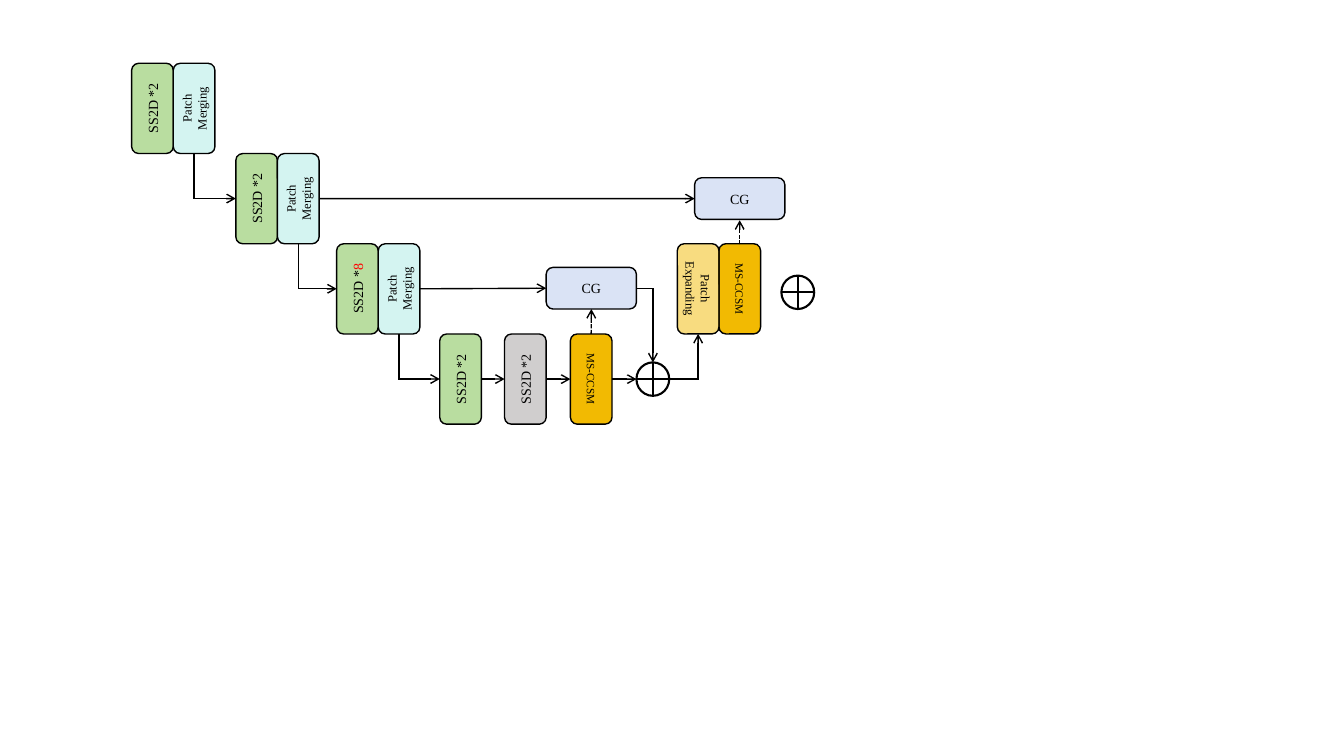
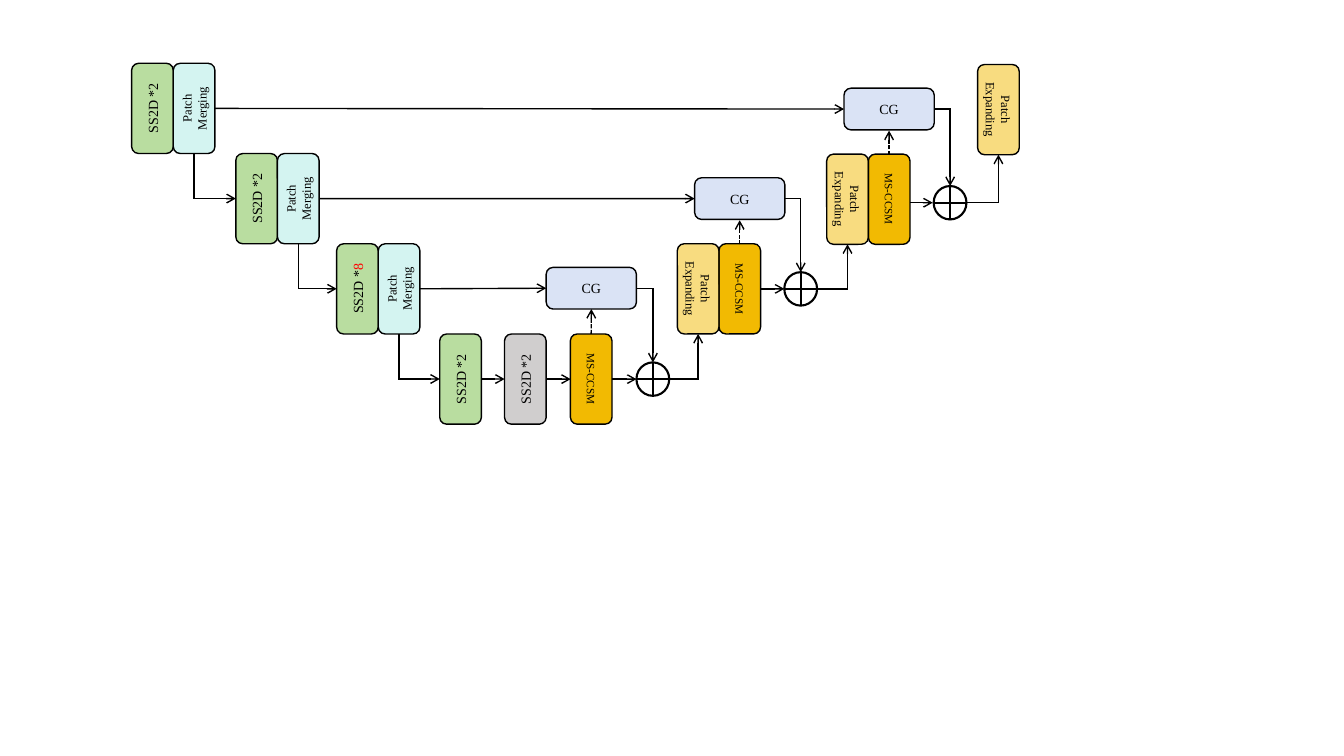
Before and after one commit to KatzenyaSax/ClusterCentralScan, a slide deck: slide 1 of prcv2026/figs/figs.pptx (slide 2 before the commit). Drawn at 1344x756 pixels with LibreOffice and Linux fonts; fonts in the diff are those of the drawing. Boxes give left, top, right and bottom in pixels: in the first picture for what was removed or moved away, otherwise in the second. Text is boxed around its words. In the diff, an @@ line names an element or a change of style, - is before the commit and + after.

```diff
--- a/prcv2026/figs/figs.pptx
+++ b/prcv2026/figs/figs.pptx
@@ rounded rectangle added at box(844, 89, 935, 130), fill #DAE3F5, outline #000000 1 pt, 10 pt, text #000000 @@
+CG
@@ rounded rectangle added at box(979, 64, 1020, 155), fill #F2BA02 at 50% opacity, outline #000000 1 pt, 9 pt, text #000000 @@
+Patch Expanding
@@ arrow added from (215, 109) to (844, 109), #000000 1 pt @@
@@ elbow arrow added from (935, 109) to (951, 187), #000000 1 pt @@
@@ arrow added from (889, 155) to (889, 131), #000000 1 pt dashed @@
@@ rounded rectangle added at box(827, 154, 869, 245), fill #F2BA02 at 50% opacity, outline #000000 1 pt, 9 pt, text #000000 @@
+Patch Expanding
@@ rounded rectangle added at box(869, 154, 910, 245), fill #F2BA02, outline #000000 1 pt, 8 pt, text #000000 @@
+MS-CCSM
@@ elbow arrow added from (967, 203) to (999, 155), #000000 1 pt @@
@@ elbow arrow added from (785, 199) to (801, 272), #000000 1 pt @@
@@ arrow added from (910, 203) to (933, 203), #000000 1 pt @@
@@ flow chart or added at box(934, 187, 967, 220), fill #FFFFFF, outline #000000 1.5 pt @@
@@ elbow arrow added from (818, 289) to (848, 244), #000000 1 pt @@
@@ arrow added from (761, 289) to (784, 289), #000000 1 pt @@
```
Also in this commit, not shown: 1 slide removed.
